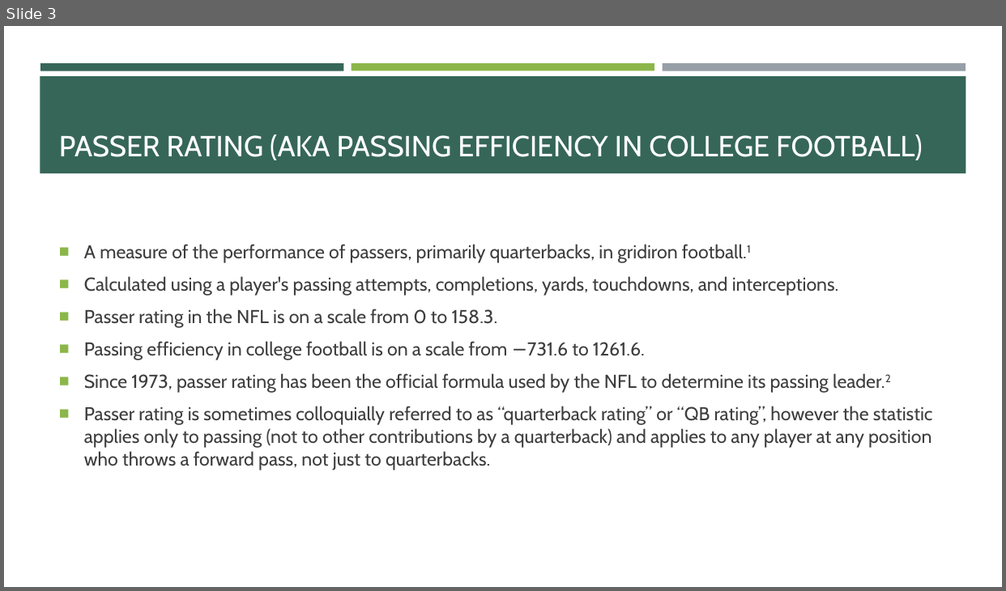
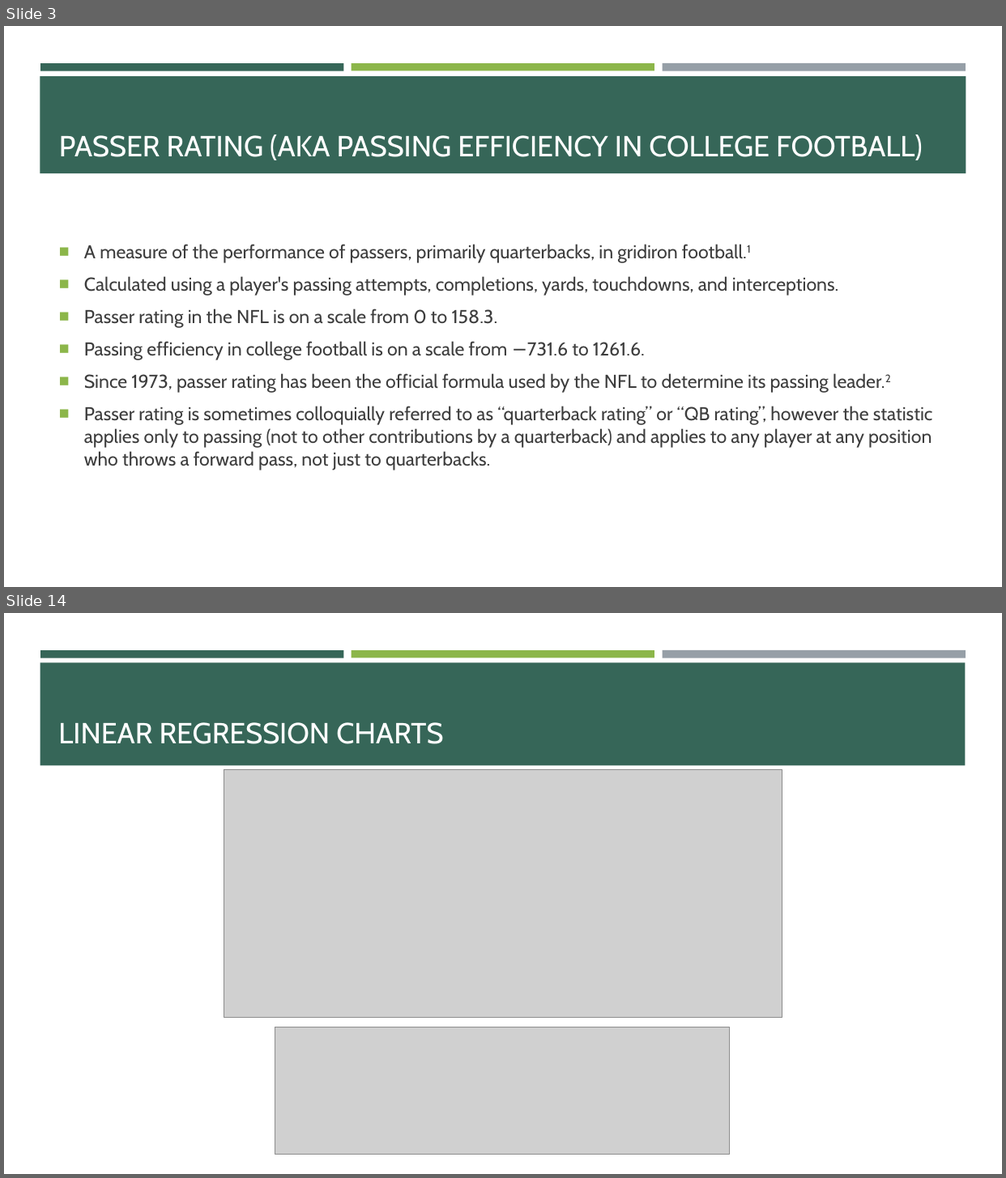
Before and after one commit to haverga/project_04, a slide deck: p4_slides.pptx. Shown one above the other, each under a label of ours: slide 3 before the commit, slides 3 and 14 after it; the slides between them are not shown. The pictures are 1006x591 and 1006x1178 pixels, drawn with LibreOffice and Linux fonts; fonts in the diff are those of the drawing; grey boxes stand for pictures. Boxes give left, top, right and bottom in pixels: in the first picture for what was removed or moved away, otherwise in the second. Text is boxed around its words. In the diff, an @@ line names an element or a change of style, - is before the commit and + after.

```diff
--- a/p4_slides.pptx
+++ b/p4_slides.pptx
@@ slide 14 added at (4, 613, 1002, 1174), background #FFFFFF; not listed: 3 template elements that a slide beside it also shows @@
@@ rectangle added at (40, 662, 965, 766), fill #366658 @@
@@ title added at (58, 722, 443, 744), 28 pt, text #FFFFFF @@
+LINEAR REGRESSION CHARTS
@@ picture added at (224, 769, 782, 1017) @@
@@ picture added at (275, 1028, 730, 1155) @@
```
Also in this commit, not shown: 1 slide changed, 23 other slides added, 1 other file.
